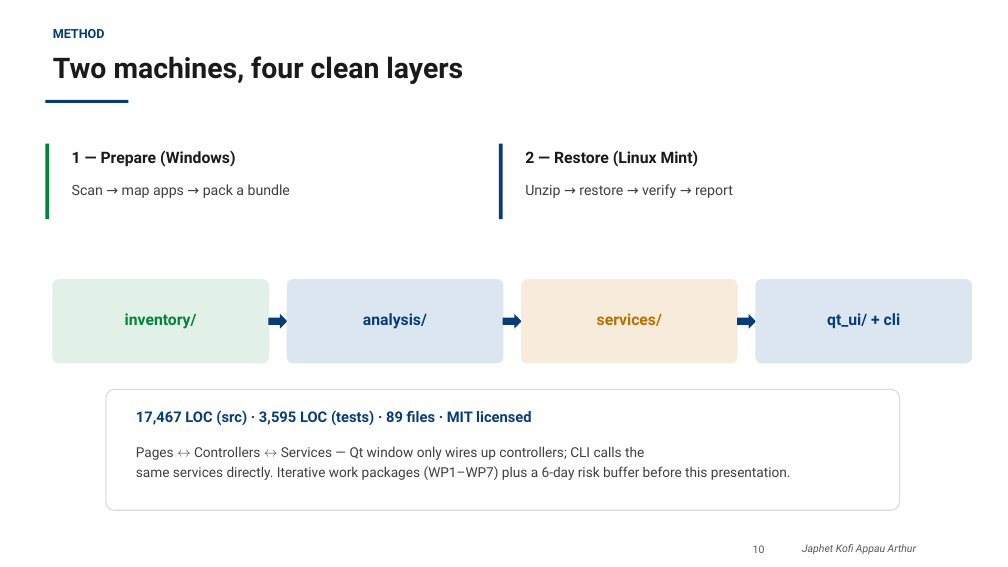
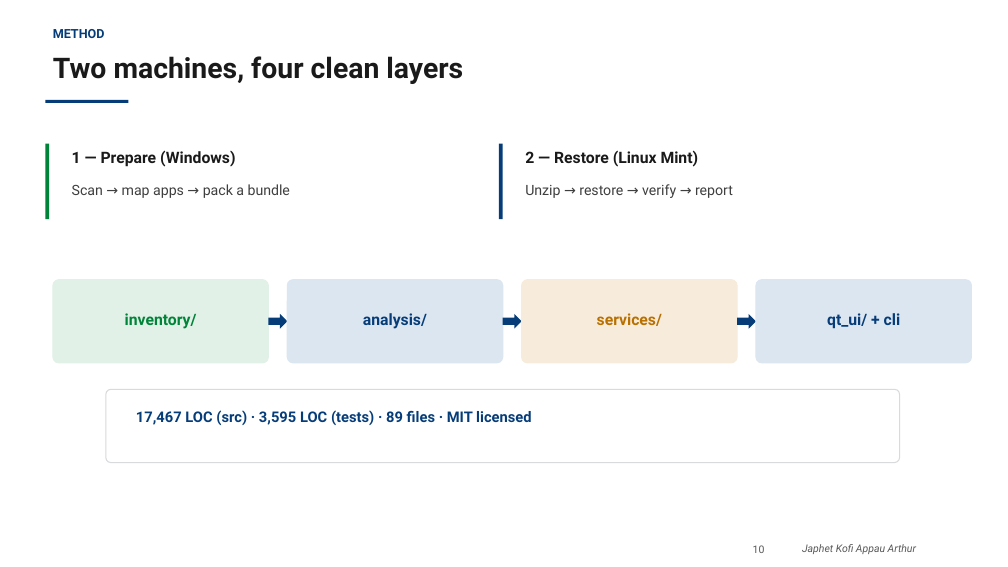
Before and after one commit to PenCoder/full-auto-migration, a slide deck: slide 10 of docs/presentation/Migration_Wizard_Praktikum_Presentation.pptx. Drawn at 1008x567 pixels with LibreOffice and Linux fonts; fonts in the diff are those of the drawing; background and template pictures are left out. Boxes give left, top, right and bottom in pixels: in the first picture for what was removed or moved away, otherwise in the second. Text is boxed around its words. In the diff, an @@ line names an element or a change of style, - is before the commit and + after.

```diff
--- a/docs/presentation/Migration_Wizard_Praktikum_Presentation.pptx
+++ b/docs/presentation/Migration_Wizard_Praktikum_Presentation.pptx
@@ rounded rectangle: place and size @@
-rounded rectangle at (106, 389, 900, 510)
+rounded rectangle at (106, 389, 900, 463)
@@ text removed at (136, 446, 791, 480) @@
-Pages ↔ Controllers ↔ Services — Qt window only wires up controllers; CLI calls the
-same services directly. Iterative work packages (WP1–WP7) plus a 6-day risk buffer before this presentation.
```
Also in this commit, not shown: 11 other slides changed, 2 slides added, 2 slides removed, 10 other files.
